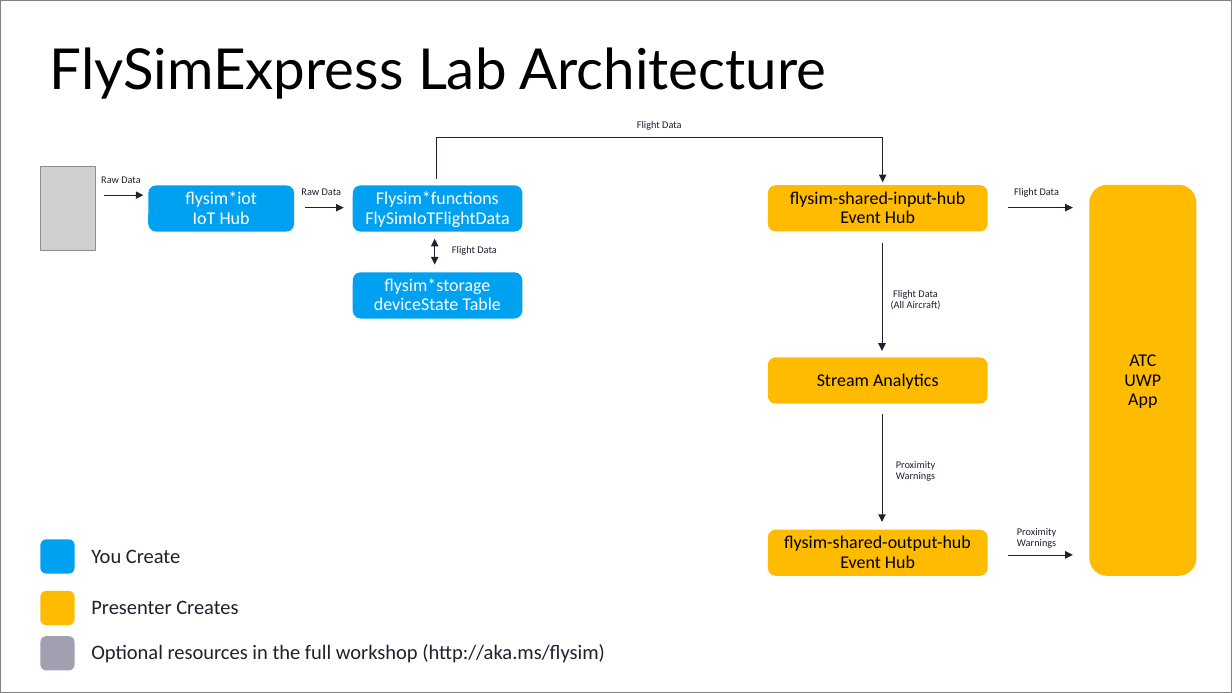
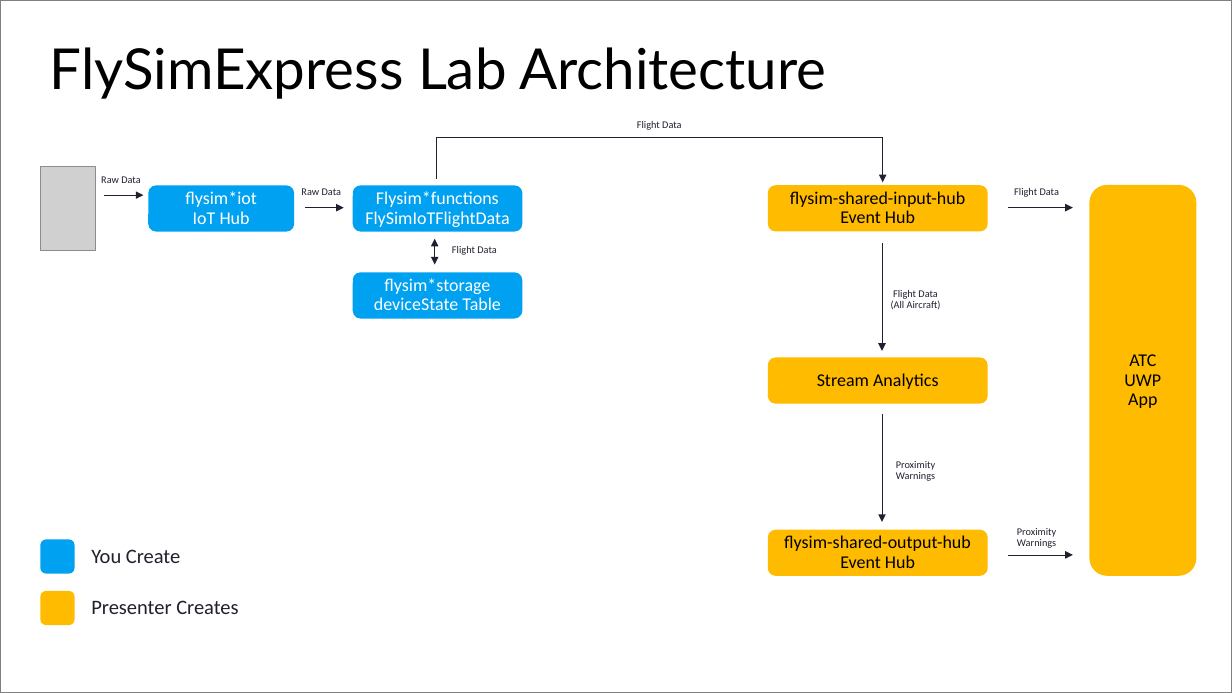
Before and after one commit to BretStateham/FlySimExpress, a slide deck: slide 7 of Slides/FlySimExpress.pptx. Drawn at 1232x693 pixels with LibreOffice and Linux fonts; fonts in the diff are those of the drawing; grey boxes stand for pictures. Boxes give left, top, right and bottom in pixels: in the first picture for what was removed or moved away, otherwise in the second. Text is boxed around its words. In the diff, an @@ line names an element or a change of style, - is before the commit and + after.

```diff
--- a/Slides/FlySimExpress.pptx
+++ b/Slides/FlySimExpress.pptx
@@ rounded rectangle removed at box(41, 637, 75, 671) @@
@@ text removed at box(91, 644, 604, 663) @@
-Optional resources in the full workshop (http://aka.ms/flysim)
```
Also in this commit, not shown: 8 other files.
